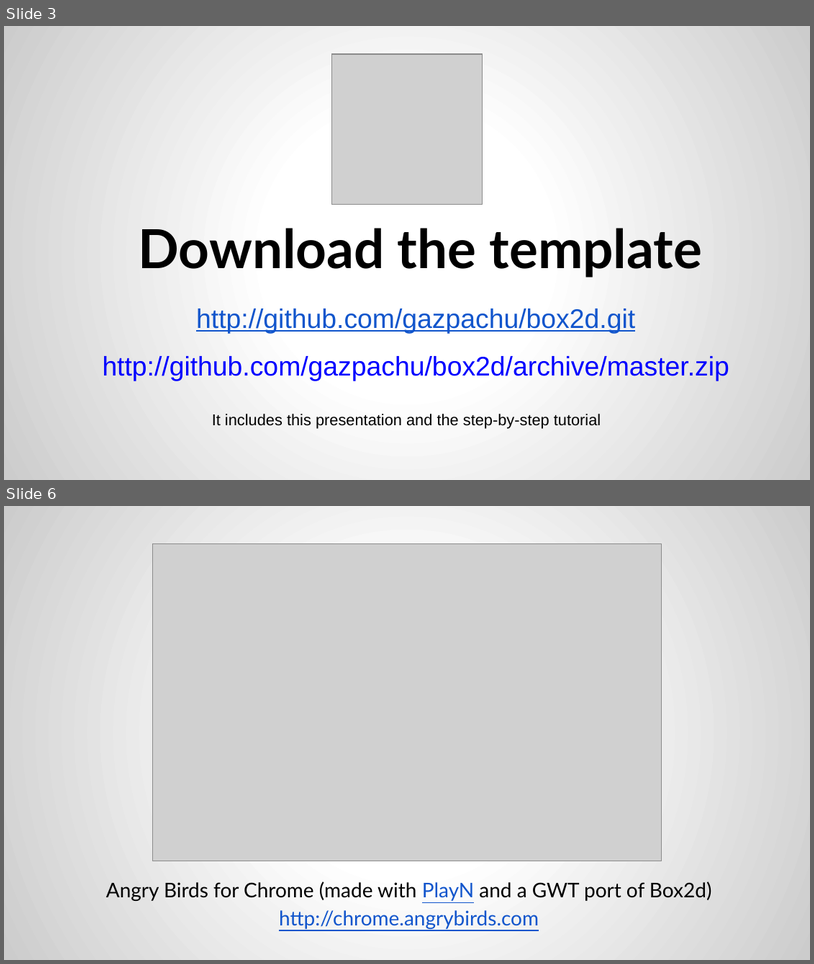
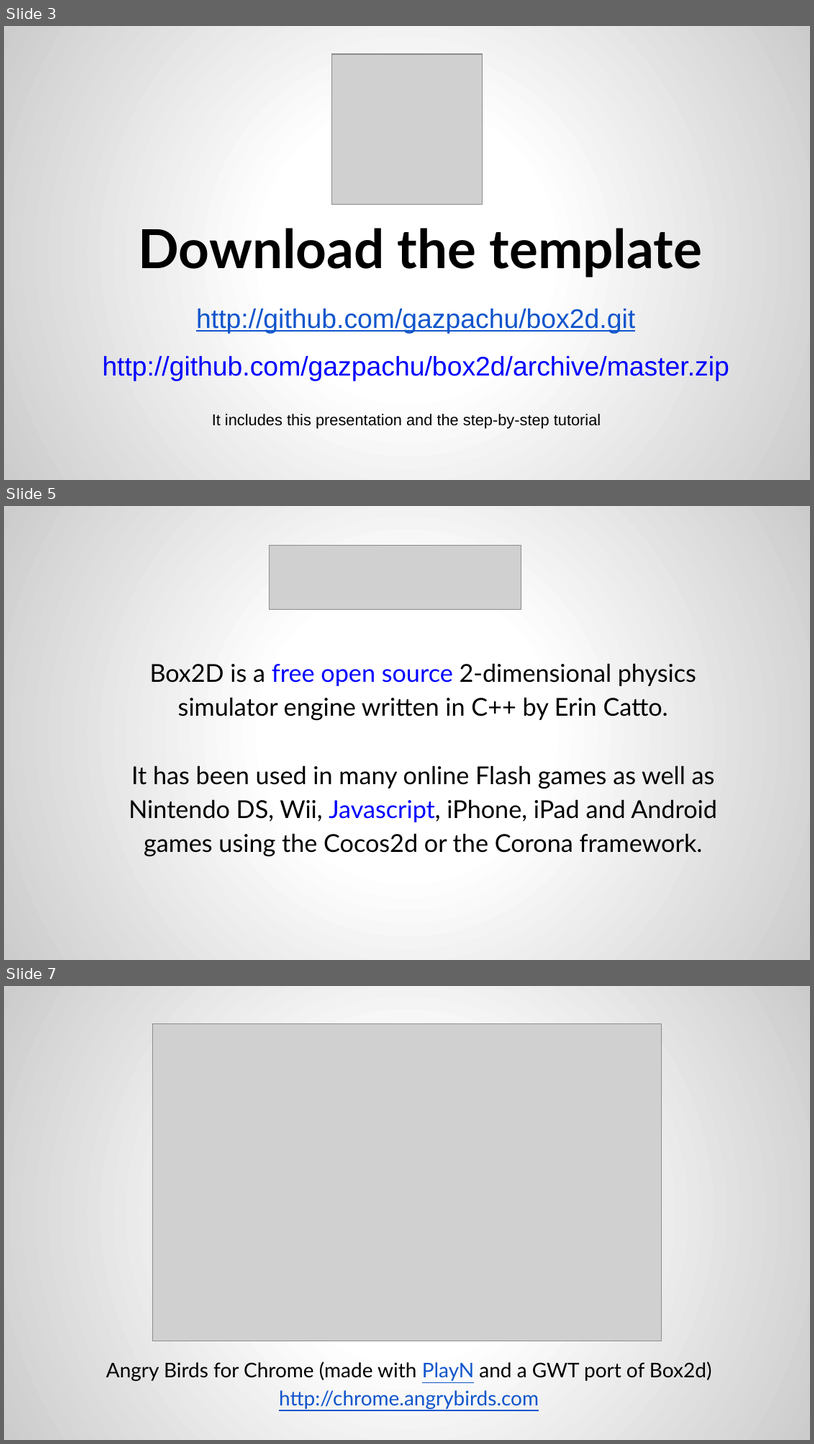
Before and after one commit to gazpachu/box2d, a slide deck: docs/Box2D with Javascript.pptx. Shown one above the other, each under a label of ours: slides 3 and 6 before the commit, slides 3, 5 and 7 after it; the slides between them are not shown. The pictures are 814x964 and 814x1444 pixels, drawn with LibreOffice and Linux fonts; fonts in the diff are those of the drawing; grey boxes stand for pictures. Boxes give left, top, right and bottom in pixels: in the first picture for what was removed or moved away, otherwise in the second. Text is boxed around its words. In the diff, an @@ line names an element or a change of style, - is before the commit and + after.

```diff
--- a/docs/Box2D with Javascript.pptx
+++ b/docs/Box2D with Javascript.pptx
@@ slide 5 added at [4, 506, 810, 960], background gradient #FFFFFF to #CCCCCC @@
@@ picture added at [269, 546, 521, 609] @@
@@ text added at [129, 663, 718, 857], 22 pt, text #000000 @@
+Box2D is a free open source 2-dimensional physics simulator engine written in C++ by Erin Catto.
+It has been used in many online Flash games as well as Nintendo DS, Wii, Javascript, iPhone, iPad and Android games using the Cocos2d or the Corona framework.
@@ what was slide 6 is now slide 7 @@
```
Also in this commit, not shown: 4 slides changed, 1 other slide added, 1 slide removed.
